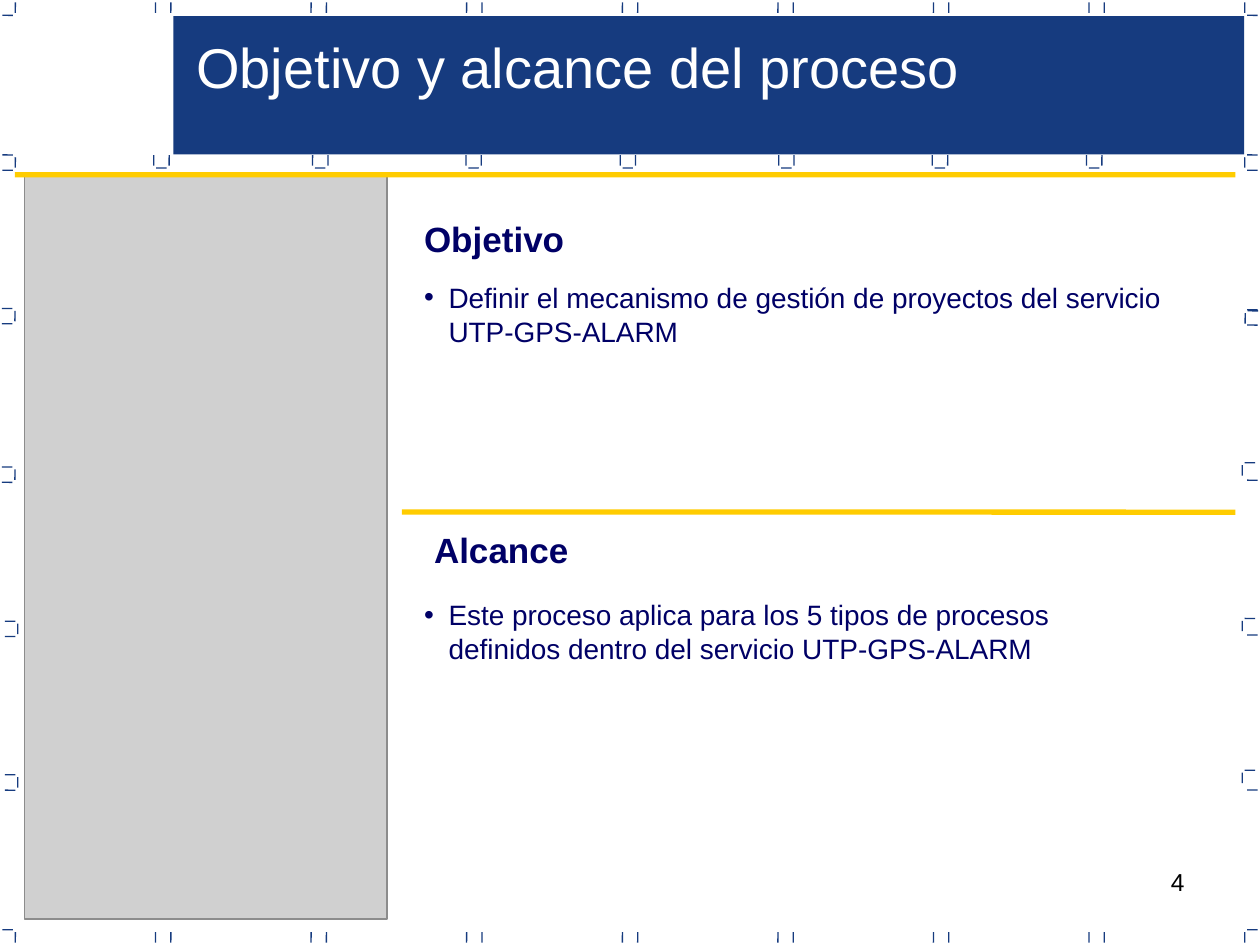
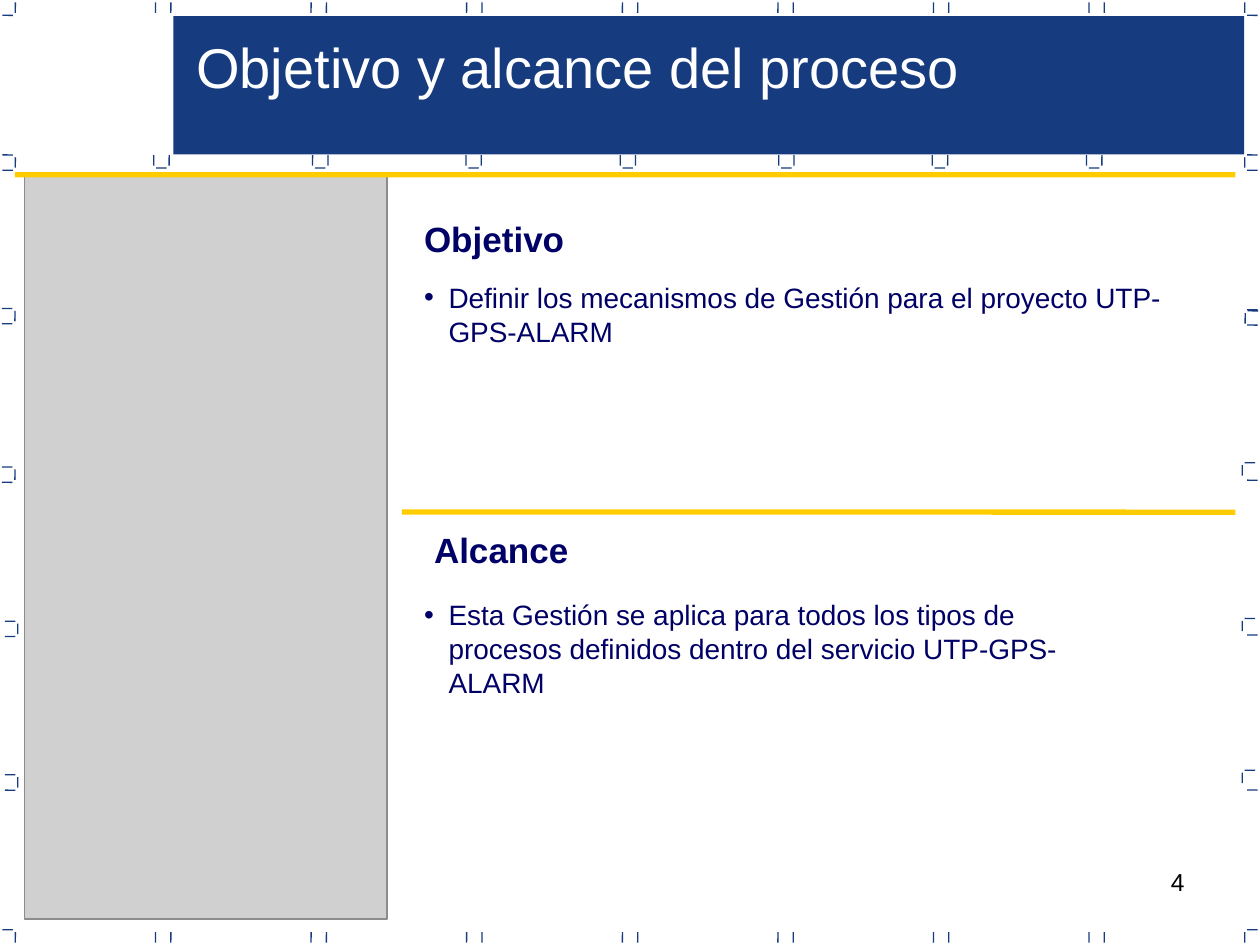
Before and after one commit to lowrider80/UTP-GPS-ALARM, a slide deck: slide 4 of Area_de_Proceso-_PP-PMC/PGPROY_V1.0_2015.ppt. Drawn at 1260x945 pixels with LibreOffice and Linux fonts; fonts in the diff are those of the drawing; grey boxes stand for pictures. Boxes give left, top, right and bottom in pixels: in the first picture for what was removed or moved away, otherwise in the second. Text is boxed around its words. In the diff, an @@ line names an element or a change of style, - is before the commit and + after.

Commit message:
Proceso de Gestion
Proceso de Gestion

```diff
--- a/Area_de_Proceso-_PP-PMC/PGPROY_V1.0_2015.ppt
+++ b/Area_de_Proceso-_PP-PMC/PGPROY_V1.0_2015.ppt
@@ text at [449, 287, 1160, 343]: text changed @@
-• Definir el mecanismo de gestión de proyectos del servicio UTP-GPS-ALARM
+• Definir los mecanismos de Gestión para el proyecto UTP-GPS-ALARM
@@ text at [449, 604, 1056, 693]: text changed @@
-• Este proceso aplica para los 5 tipos de procesos definidos dentro del servicio UTP-GPS-ALARM
+• Esta Gestión se aplica para todos los tipos de procesos definidos dentro del servicio UTP-GPS-ALARM
```
Also in this commit, not shown: 19 other slides changed, 1 slide added.
